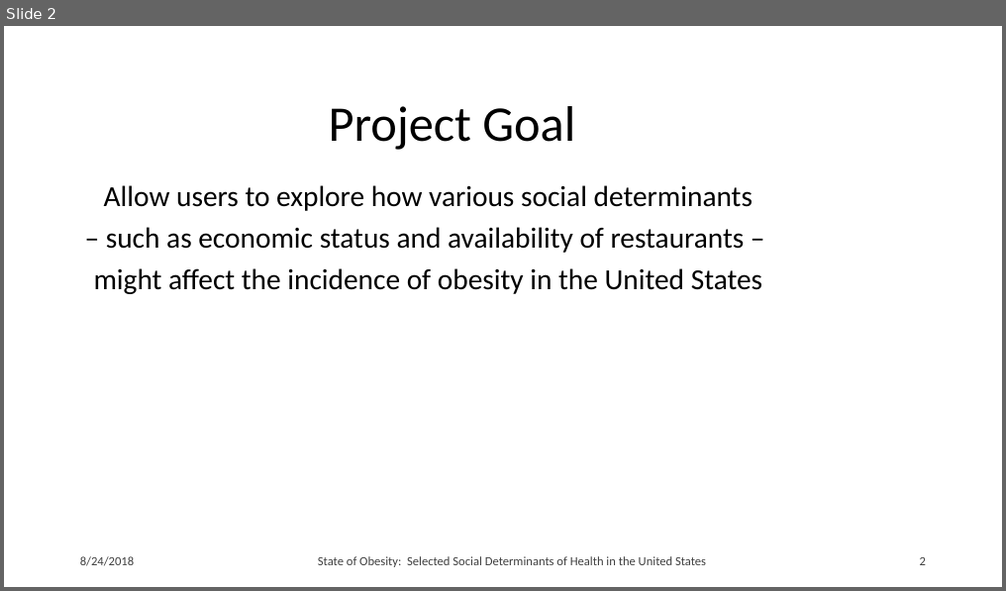
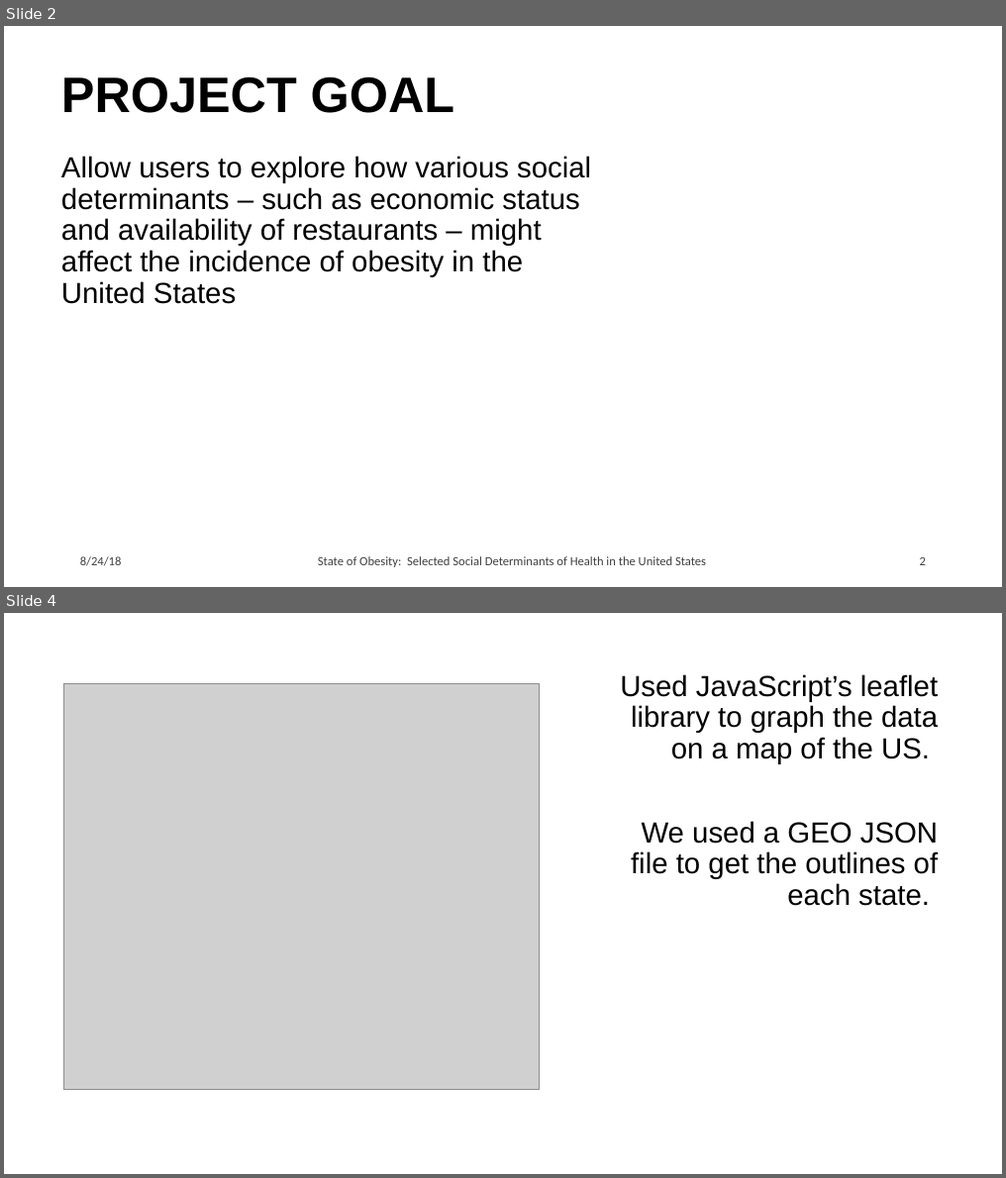
Before and after one commit to erincullen5/project_two, a slide deck: Sassy Stingrays.pptx. Shown one above the other, each under a label of ours: slide 2 before the commit, slides 2 and 4 after it; the slides between them are not shown. The pictures are 1006x591 and 1006x1178 pixels, drawn with LibreOffice and Linux fonts; fonts in the diff are those of the drawing; grey boxes stand for pictures; background and template pictures are left out. Boxes give left, top, right and bottom in pixels: in the first picture for what was removed or moved away, otherwise in the second. Text is boxed around its words. In the diff, an @@ line names an element or a change of style, - is before the commit and + after.

```diff
--- a/Sassy Stingrays.pptx
+++ b/Sassy Stingrays.pptx
@@ slide 4 added at <box>4,613,1002,1174</box>, background picture (left out) @@
@@ picture added at <box>63,683,540,1090</box> @@
@@ subtitle added at <box>620,674,938,906</box>, 28 pt, text #000000 @@
+Used JavaScript’s leaflet library to graph the data on a map of the US.
+We used a GEO JSON file to get the outlines of each state.
@@ slide 2 changed as well @@
@@ title at <box>61,76,454,113</box>: text changed; font Calibri to Arial; bold on @@
-Project Goal
+PROJECT GOAL
@@ subtitle at <box>61,156,591,304</box>: text changed; font Calibri to Arial @@
-Allow users to explore how various social determinants
-– such as economic status and availability of restaurants –
-might affect the incidence of obesity in the United States
+Allow users to explore how various social determinants – such as economic status and availability of restaurants – might affect the incidence of obesity in the United States
@@ text at <box>80,557,122,567</box>: text changed @@
-8/24/2018
+8/24/18
```
Also in this commit, not shown: 1 other slide changed, 4 other slides added, 1 other file.
